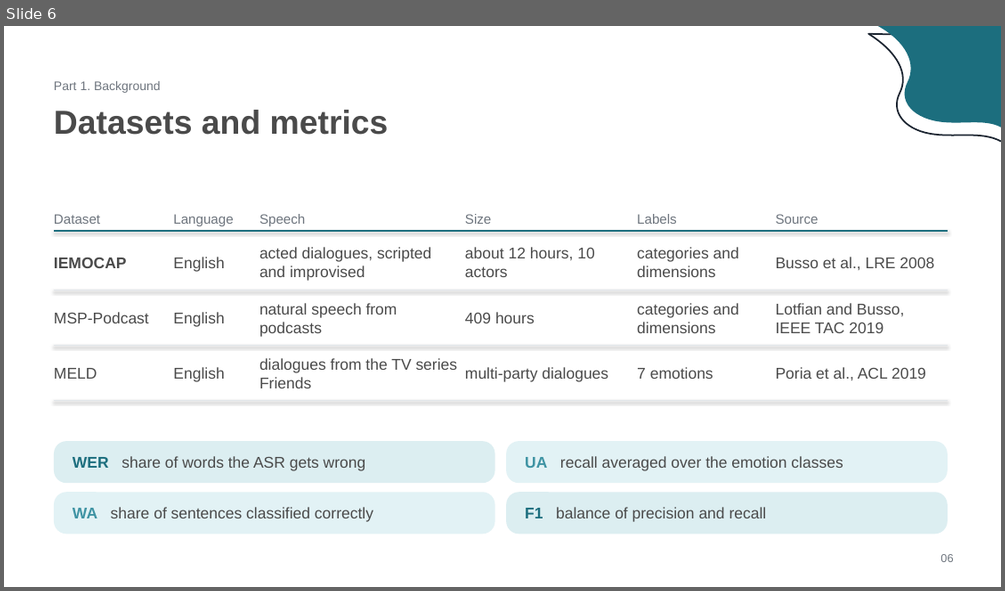
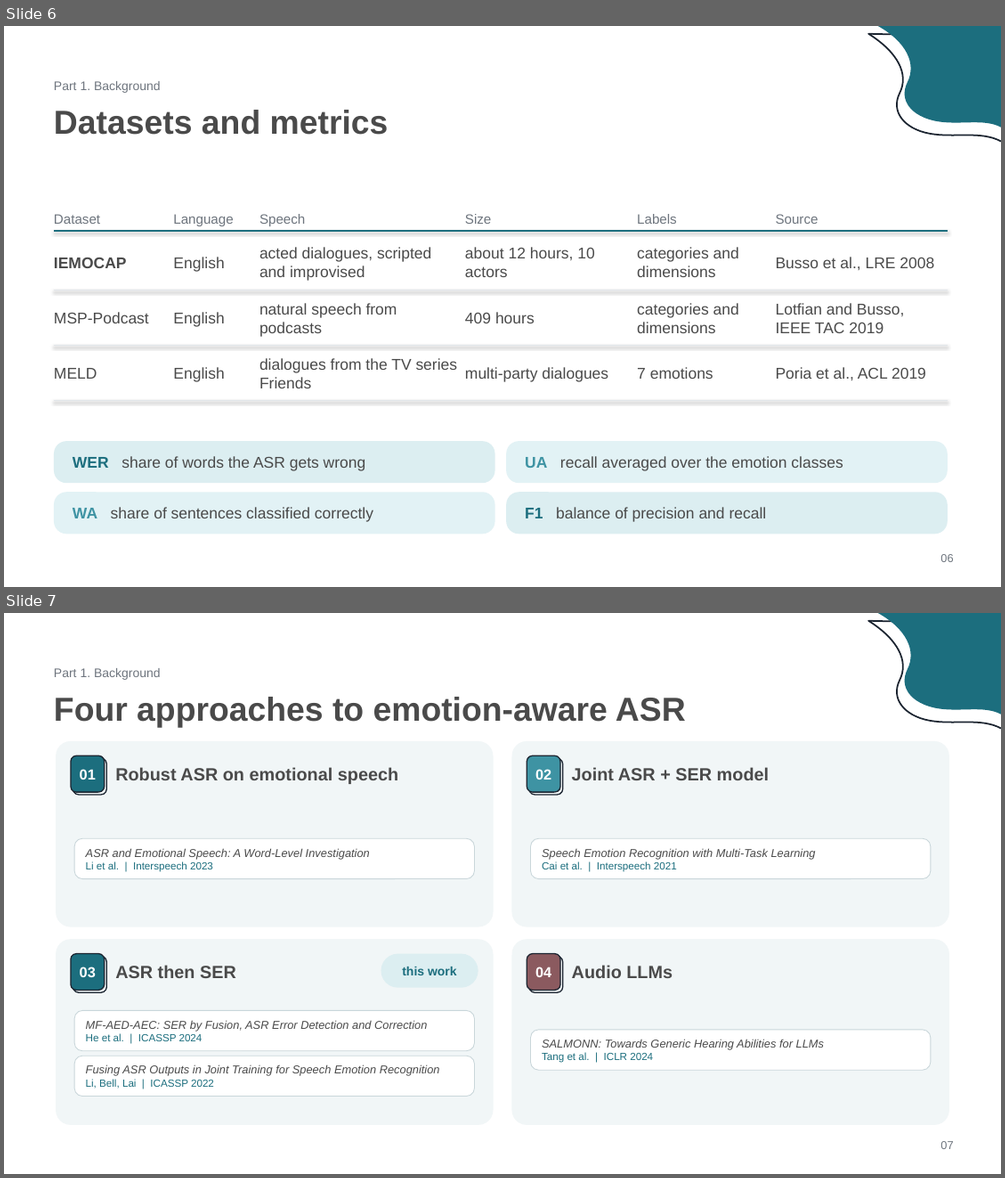
Before and after one commit to jasonhoang6201/vp-ser, a slide deck: paper-review/slides/eaasr-slides.pptx. Shown one above the other, each under a label of ours: slide 6 before the commit, slides 6 and 7 after it. The pictures are 1005x591 and 1005x1178 pixels, drawn with LibreOffice and Linux fonts; fonts in the diff are those of the drawing. Boxes give left, top, right and bottom in pixels: in the first picture for what was removed or moved away, otherwise in the second. Text is boxed around its words. In the diff, an @@ line names an element or a change of style, - is before the commit and + after.

```diff
--- a/paper-review/slides/eaasr-slides.pptx
+++ b/paper-review/slides/eaasr-slides.pptx
@@ slide 7 added at (4,613,1001,1174), background #FFFFFF @@
@@ freeform shape added at (868,620,1001,728), outline #1B2430 1.5 pt @@
@@ freeform shape added at (878,613,1001,714), fill #1C6E7E @@
@@ text added at (54,668,161,680), 12 pt, text #6E757E @@
+Part 1. Background
@@ text added at (54,697,686,728), 32 pt, text #4A4A4A, bold @@
+Four approaches to emotion-aware ASR
@@ rounded rectangle added at (56,741,493,926), fill #F1F6F7 @@
@@ rounded rectangle added at (512,741,949,926), fill #F1F6F7 @@
@@ rounded rectangle added at (71,755,105,793), fill #1C6E7E, outline #1B2430 1.1 pt, 14 pt, text #FFFFFF, bold @@
+01
@@ rounded rectangle added at (73,758,106,795), outline #1B2430 1.1 pt @@
@@ text added at (115,767,398,784), 17 pt, text #4A4A4A, bold @@
+Robust ASR on emotional speech
@@ rounded rectangle added at (526,755,560,793), fill #3E93A3, outline #1B2430 1.1 pt, 14 pt, text #FFFFFF, bold @@
+02
@@ rounded rectangle added at (529,758,563,795), outline #1B2430 1.1 pt @@
@@ text added at (572,767,769,780), 17 pt, text #4A4A4A, bold @@
+Joint ASR + SER model
@@ rounded rectangle added at (74,839,474,879), fill #FFFFFF, outline #C9D6DA 0.75 pt @@
@@ text added at (86,848,370,872), 11 pt, text #4A4A4A, italic @@
+ASR and Emotional Speech: A Word-Level Investigation
+Li et al. | Interspeech 2023
@@ rounded rectangle added at (531,839,930,879), fill #FFFFFF, outline #C9D6DA 0.75 pt @@
@@ text added at (542,848,816,872), 11 pt, text #4A4A4A, italic @@
+Speech Emotion Recognition with Multi-Task Learning
+Cai et al. | Interspeech 2021
@@ rounded rectangle added at (56,939,493,1125), fill #F1F6F7 @@
@@ rounded rectangle added at (71,953,105,989), fill #1C6E7E, outline #1B2430 1.1 pt, 14 pt, text #FFFFFF, bold @@
+03
@@ rounded rectangle added at (73,957,106,993), outline #1B2430 1.1 pt @@
@@ rounded rectangle added at (380,953,478,987), fill #DCEEF1, 12 pt, text #1C6E7E, bold @@
+this work
@@ rounded rectangle added at (512,939,949,1125), fill #F1F6F7 @@
@@ rounded rectangle added at (526,953,560,989), fill #8B5A5F, outline #1B2430 1.1 pt, 14 pt, text #FFFFFF, bold @@
+04
@@ rounded rectangle added at (529,957,563,993), outline #1B2430 1.1 pt @@
@@ text added at (115,965,236,978), 17 pt, text #4A4A4A, bold @@
+ASR then SER
@@ text added at (572,965,672,978), 17 pt, text #4A4A4A, bold @@
+Audio LLMs
@@ rounded rectangle added at (74,1010,474,1051), fill #FFFFFF, outline #C9D6DA 0.75 pt @@
@@ text added at (86,1020,427,1041), 11 pt, text #4A4A4A, italic @@
+MF-AED-AEC: SER by Fusion, ASR Error Detection and Correction
+He et al. | ICASSP 2024
@@ rounded rectangle added at (531,1030,930,1070), fill #FFFFFF, outline #C9D6DA 0.75 pt @@
@@ text added at (542,1038,824,1062), 11 pt, text #4A4A4A, italic @@
+SALMONN: Towards Generic Hearing Abilities for LLMs
+Tang et al. | ICLR 2024
@@ rounded rectangle added at (74,1055,474,1096), fill #FFFFFF, outline #C9D6DA 0.75 pt @@
@@ text added at (86,1064,440,1087), 11 pt, text #4A4A4A, italic @@
+Fusing ASR Outputs in Joint Training for Speech Emotion Recognition
+Li, Bell, Lai | ICASSP 2022
@@ text added at (940,1141,953,1149), 11 pt, text #6E757E @@
+07
```
Also in this commit, not shown: 17 other slides changed, 1 slide removed, 1 other file.
